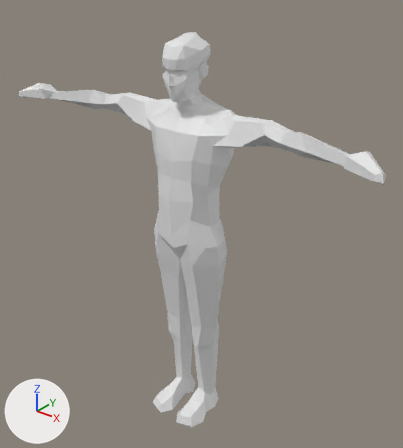
An edit to the FBX model HorrorGamePrototype/Assets/Models/osvaldo.fbx, drawn before and after from the same camera.
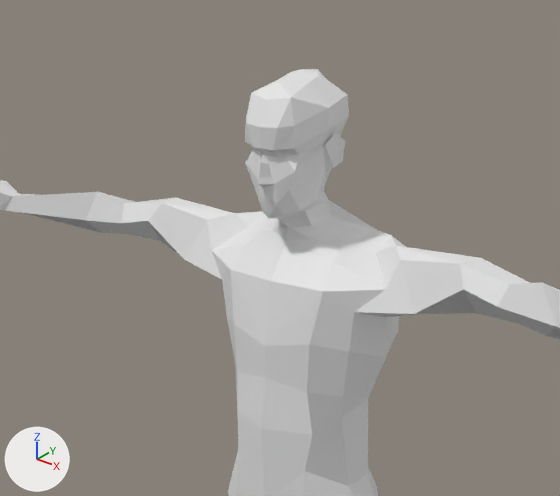
Each version appears first whole from a 50 mm camera at (1.449, -1.743, 2.102) aimed at (0.078, -0.029, 1.04), and next in a close-up on the part from 12% to 77% of the width and 0% to 52% of the height. Lighting does not change. The marker at lower left points along +X, +Y and +Z. Where no turn or scale is listed for an object, it has been applied to the vertices.

The first close-up shows 'osvaldo'.
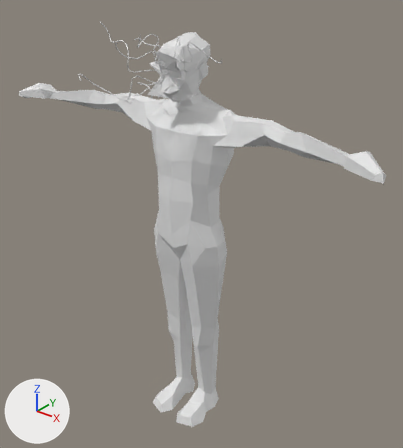
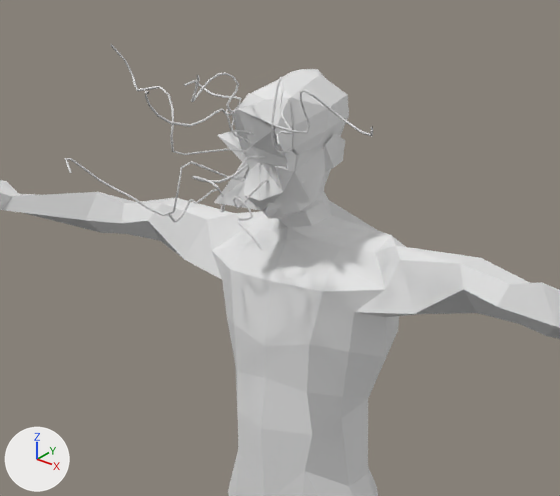
Boxes [x1, y1, x2, y2] around the edits, measured in the close-ups (560 x 496 px):
'BezierCurve', added: after [65, 44, 373, 250]

Patch to the scene script:
```diff
--- a/HorrorGamePrototype/Assets/Models/osvaldo.fbx.py
+++ b/HorrorGamePrototype/Assets/Models/osvaldo.fbx.py
@@ me_beziercurve @@
+me_beziercurve.from_pydata(...)  # 726 vertices, 688 faces; spans x -0.266..0.33, y -0.345..0.053, z -0.13..0.177
@@ ob_beziercurve @@
+ob_beziercurve = bpy.data.objects.new('BezierCurve', me_beziercurve)
+ob_beziercurve.location = (-0.006, -0.111, 1.693)
```
